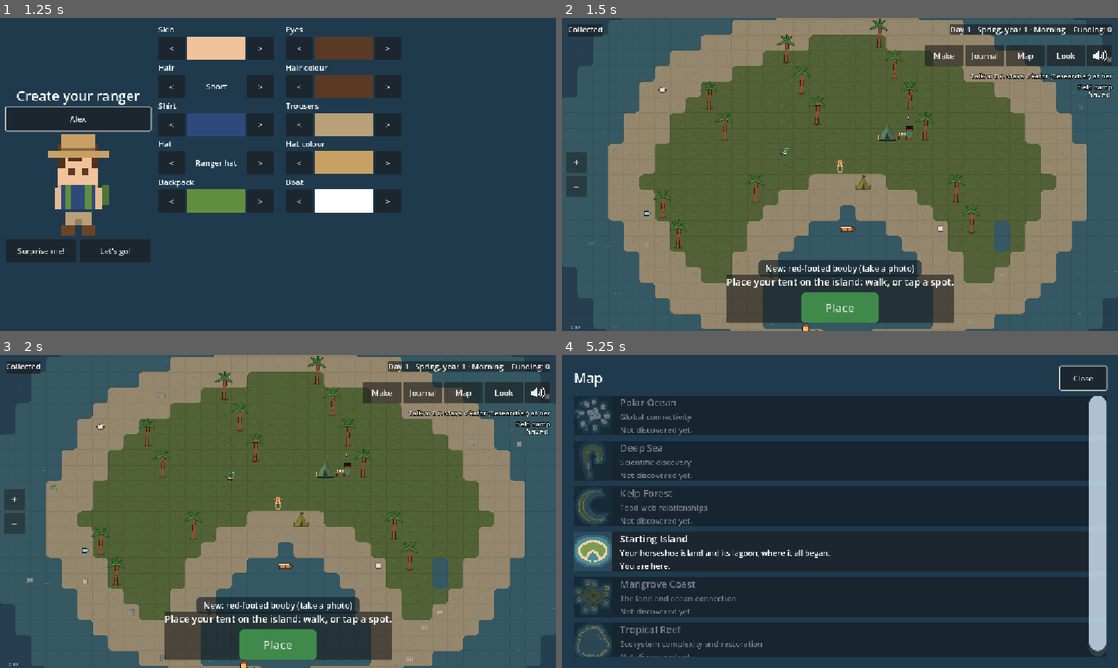
Above: before the commit, frames 1-4 (two rows, left to right).
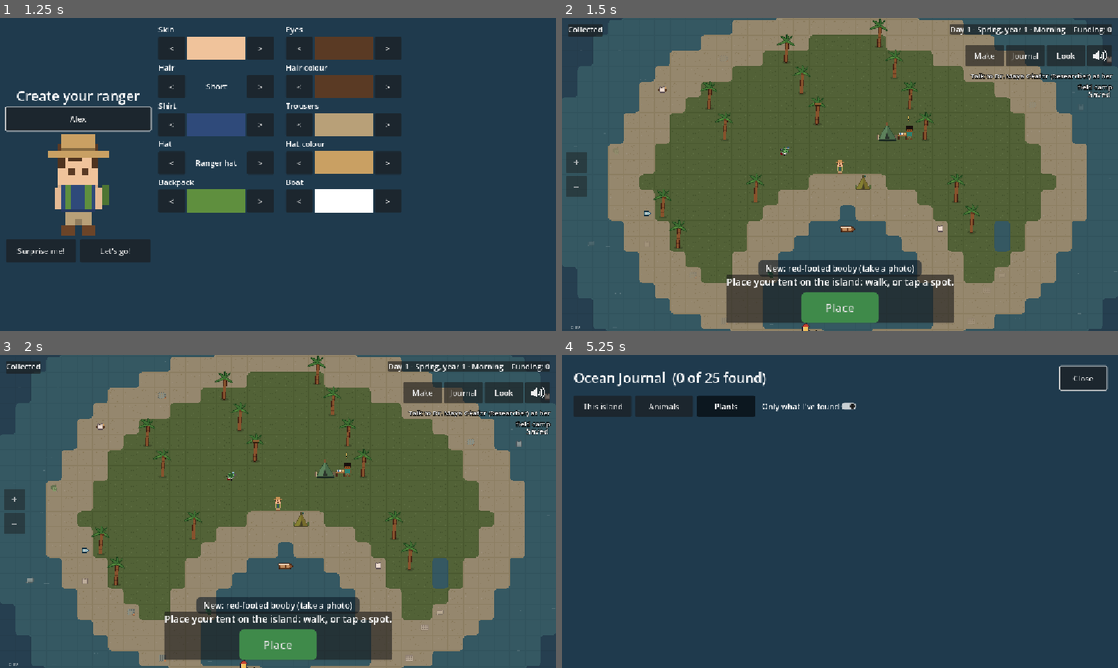
Above: after the commit, the same moments.

Repository: detronics-apps/ocean-haven
Game: Godot game, scene res://scenes/world/ocean_world.tscn
Same seed, same stepped clock (60 frames per second), same inputs: the game is played once before the commit and once after it.
Inputs (mouse positions are in pixels of both pictures, inside the frame that each line leads up to):
- Up to frame 1 (1.25 s): click (77, 118) at 0.52 s; type "Alex" at 0.6 s
- Up to frame 2 (1.5 s): click "Let's go!" at 1.25 s
- Up to frame 3 (2 s): no input
- Up to frame 4 (5.25 s): click (1023, 392) at 2 s, where only the run before the commit has a clickable "Map"; click (600, 405) at 2.75 s, where only the run after the commit has a clickable "This island"; click (662, 405) at 3.5 s, where only the run after the commit has a clickable "Animals"; click (728, 405) at 4.25 s, where only the run after the commit has a clickable "Plants"; click (806, 405) at 5 s, where only the run after the commit has a clickable "Only what I've found"

Frame 1 is identical in both runs. In frame 2, 0.6% of the frame differs, in the area x 65-86%, y 8-16%; in frame 3, 0.6%; in frame 4, 66%, in the area x 2-98%, y 5-97%.

Commit message:
Map button only once an Exploration Ship is built; splash says 'one step at a time'; refined home page with a day-one picture of the Starting Island (tools/make_home_picture.gd)
Co-Authored-By: Claude Opus 5.5 <noreply@anthropic.com>
Claude-Session: https://claude.ai/code/session_01TgTuR8CE1ck28M9f6vukjR

Diff:
--- a/scripts/ui/hud.gd
+++ b/scripts/ui/hud.gd
@@ -89,6 +89,7 @@
 	map_button.text = "Map"
 	map_button.focus_mode = Control.FOCUS_NONE
 	map_button.custom_minimum_size = Vector2(80, 44)
+	map_button.visible = false  # shown by _check_unlocks once there's a ship
 	map_button.pressed.connect(get_tree().call_group.bind("voyage_map", "open"))
 	var explore := ExploreMenu.new()  # opened only from the Exploration Ship, never from here
 	explore.name = "ExploreMenu"
@@ -450,6 +451,15 @@
 ## first island), the island health bar with the research station on the second island.
 const MINIMAP_NEEDS := &"salvaged_sonar_core"
 const HEALTH_FLAG := &"health_gauge"
+## The other islands are a surprise: the Map button only shows once an Exploration Ship is built.
+const MAP_FLAG := &"map_shown"
+
+
+func _ship_built() -> bool:
+	for building: Building in get_tree().get_nodes_in_group("buildings"):
+		if building.data.id == &"expedition_boat":
+			return true
+	return false
 
 
 func _check_unlocks() -> void:
@@ -459,6 +469,11 @@
 	if minimap.visible and not Fleet.has_flag(&"minimap_shown"):
 		Fleet.mark(&"minimap_shown")
 		show_toast("Map unlocked (bottom left)", true)
+	var map_button := find_child("MapButton", true, false) as Control
+	if map_button:
+		if not Fleet.has_flag(MAP_FLAG) and (Regions.discovered_count() > 1 or _ship_built()):
+			Fleet.mark(MAP_FLAG)
+		map_button.visible = Fleet.has_flag(MAP_FLAG)
 	if not Fleet.has_flag(HEALTH_FLAG):
 		for building: Building in get_tree().get_nodes_in_group("buildings"):
 			if building.data.facility == &"signature" and Regions.nearest(building.global_position).id != &"home_island":
--- /dev/null
+++ b/tools/make_home_picture.gd
@@ -0,0 +1,84 @@
+extends SceneTree
+## Renders the home page's picture (web/screenshot.png): the Starting Island as a new game
+## starts (its litter, muted colours, one of each animal, the booby still tangled), Maya and Tom
+## at their places, framed so it all shows; no HUD. Never the player's save. Needs a screen:
+##   xvfb-run -a godot --path . --resolution 1280x720 --script res://tools/make_home_picture.gd
+
+## Where the picture is centred (world), and how far it's zoomed in.
+const CENTRE := Vector2(30, 160)
+const ZOOM := 1.2
+
+
+func _initialize() -> void:
+	await process_frame
+	var world: Node = load("res://scenes/world/ocean_world.tscn").instantiate()
+	root.add_child(world)
+	for i in 10:
+		await process_frame
+	for layer in world.get_children():
+		if layer is CanvasLayer:
+			layer.visible = false
+	await process_frame
+	var ranger: Node2D = world.find_child("Player", true, false)
+	_place(ranger, Vector2(-130, 230), ["sand"])
+	_place(world.find_child("Boat", true, false), Vector2(-70, 260), ["water"])
+	var kinds := {}
+	for animal: Node2D in get_nodes_in_group("animals"):
+		if animal.get("data") and load("res://scripts/world/regions.gd").nearest(animal.global_position).id == &"home_island":
+			kinds[animal.data.id] = animal
+	var spots := {
+		&"green_turtle": [Vector2(40, 280)],
+		&"bottlenose_dolphin": [Vector2(455, 330)],
+		&"ghost_crab": [Vector2(170, 290)],
+	}
+	for id: StringName in spots:
+		var animal: Node2D = kinds.get(id)
+		if not animal:
+			push_warning("no %s on the Starting Island" % id)
+			continue
+		var places: Array = spots[id]
+		for i in places.size():
+			var one: Node2D = animal if i == 0 else animal.duplicate()
+			if i > 0:
+				animal.get_parent().add_child(one)
+			var on: Array = ["sand"] if id == &"ghost_crab" else ([] if id == &"red_footed_booby" else ["water"])
+			_place(one, places[i], on)
+			one.set("underwater", false)
+			var sprite := one.get_node_or_null("Sprite2D") as CanvasItem
+			if sprite:
+				sprite.modulate.a = 1.0
+			one.set("unborn", false)
+			one.visible = true
+	await process_frame
+	for label in world.find_children("*", "Label", true, false):
+		if not label.get_parent() is CanvasLayer and not _in_layer(label):
+			label.visible = false
+	world.process_mode = Node.PROCESS_MODE_DISABLED  # everything holds still for the picture
+	var camera := Camera2D.new()
+	camera.position = CENTRE
+	camera.zoom = Vector2.ONE * ZOOM
+	root.add_child(camera)
+	camera.make_current()
+	for i in 4:
+		await RenderingServer.frame_post_draw
+	var image := root.get_texture().get_image()
+	image.save_png("res://web/screenshot.png")
+	print("web/screenshot.png %dx%d" % [image.get_width(), image.get_height()])
+	quit()
+
+
+## Puts `node` at the nearest tile of one of `kinds` to `at` (anywhere if `kinds` is empty).
+func _place(node: Node2D, at: Vector2, kinds: Array) -> void:
+	if not node:
+		return
+	node.global_position = at if kinds.is_empty() else load("res://scripts/world/terrain.gd").nearest(self, at, kinds) + (at - load("res://scripts/world/terrain.gd").nearest(self, at, kinds)).limit_length(10.0)
+	if node.has_method("stop"):
+		node.call("stop")
+
+
+func _in_layer(node: Node) -> bool:
+	while node:
+		if node is CanvasLayer:
+			return true
+		node = node.get_parent()
+	return false
Binary file changed: assets/ui/splash/splash.png
Binary file changed: web/screenshot.png
Not shown, changed: CLAUDE.md
Not shown, changed: tools/make_splash.py
Not shown, changed: web/index.html
